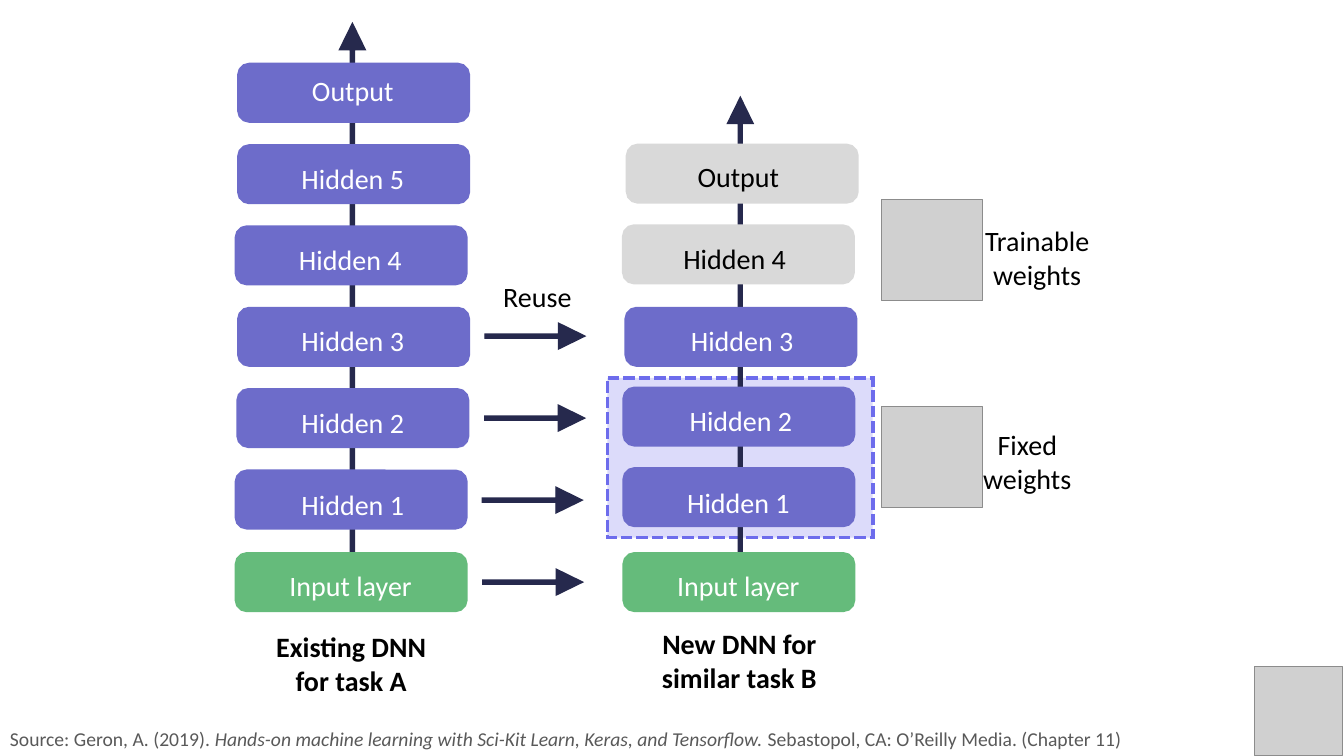
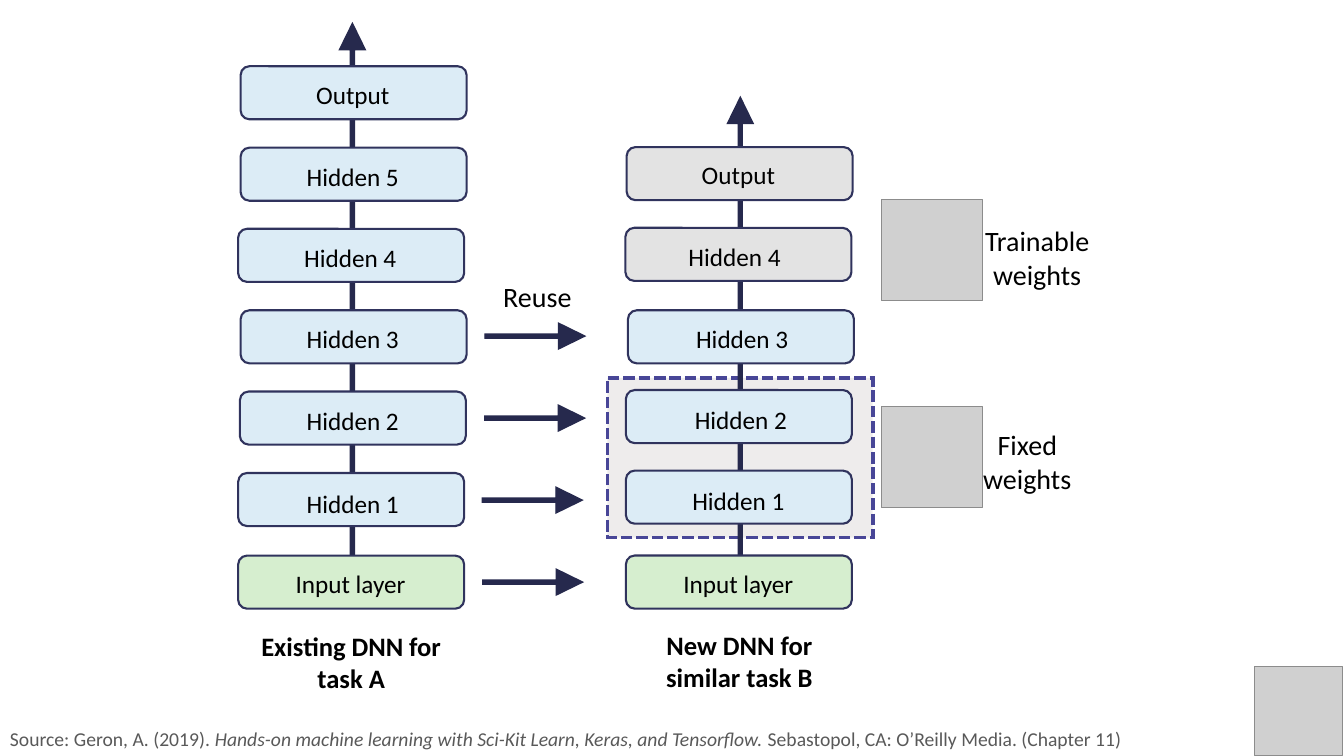
Before and after one commit to PracticumAI/transfer, a slide deck: slide 10 of presentations/02_transfer_learn.pptx. Drawn at 1344x756 pixels with LibreOffice and Linux fonts; fonts in the diff are those of the drawing; grey boxes stand for pictures. Boxes give left, top, right and bottom in pixels: in the first picture for what was removed or moved away, otherwise in the second. Text is boxed around its words. In the diff, an @@ line names an element or a change of style, - is before the commit and + after.

Commit message:
Update transfer_learn.pptx to new color palette.

```diff
--- a/presentations/02_transfer_learn.pptx
+++ b/presentations/02_transfer_learn.pptx
@@ fill #6D6CCA to #DCECF6; outline #6D6CCA 5 pt to #30335D 1.5 pt in 9 elements at <box>628,311,854,364</box>, <box>626,390,852,444</box>, <box>626,471,852,524</box>, <box>241,311,467,364</box>, <box>240,391,466,445</box>, <box>238,473,464,526</box>, <box>238,229,464,282</box>, <box>241,147,467,201</box>, <box>241,67,467,120</box> @@
@@ size 20 to 18 pt, text colour #FFFFFF to #000000 in 11 elements at <box>695,411,787,429</box>, <box>307,330,399,348</box>, <box>307,412,399,430</box>, <box>307,495,399,513</box>, <box>307,168,399,186</box>, <box>692,492,785,510</box>, <box>683,575,793,597</box>, <box>696,330,788,348</box>, <box>296,575,406,597</box>, <box>304,249,396,267</box>, <box>316,87,389,108</box> @@
@@ rounded rectangle at <box>627,147,853,201</box>: fill #D9D9D9 to #E3E3E3; outline #D9D9D9 5 pt to #30335D 1.5 pt @@
@@ text "Output" at <box>702,167,775,188</box>: size 20 to 18 pt @@
@@ rounded rectangle at <box>625,228,851,281</box>: fill #D9D9D9 to #E3E3E3; outline #D9D9D9 5 pt to #30335D 1.5 pt @@
@@ text "Hidden 4" at <box>688,248,781,266</box>: size 20 to 18 pt @@
@@ rectangle at <box>608,378,873,537</box>: fill #6D6CEC at 24% opacity to #D9D6D6 at 44% opacity; outline #6D6CEC 2.75 pt dashed to #484697 2.75 pt dashed @@
@@ rounded rectangle at <box>238,556,464,609</box>: fill #65BB7B to #D6EECF; outline #65BB7B 5 pt to #30335D 1.5 pt @@
@@ rounded rectangle at <box>626,556,852,609</box>: fill #65BB7B to #D6EECF; outline #65BB7B 5 pt to #30335D 1.5 pt @@
@@ text "Existing DNN for task A" at <box>261,637,441,689</box>: size 20 to 19 pt @@
@@ text "New DNN for similar task ..." at <box>666,636,813,688</box>: size 20 to 19 pt @@
```
Also in this commit, not shown: 11 other slides changed, 2 slides added.
